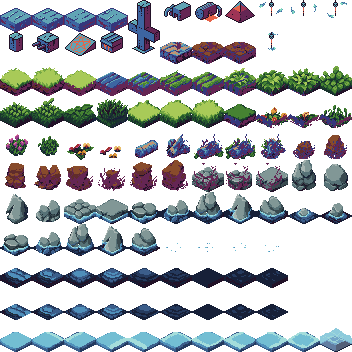
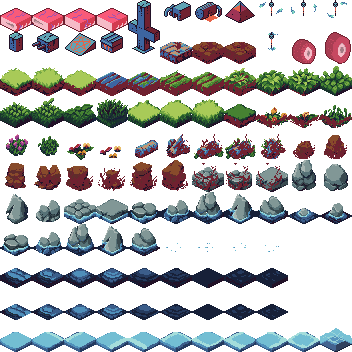
Layers edited between the first and the second 352 × 352 image:
renamed "Layer 1" to "Layer 4", painted on it over [left=0, top=3, right=352, bottom=351]
